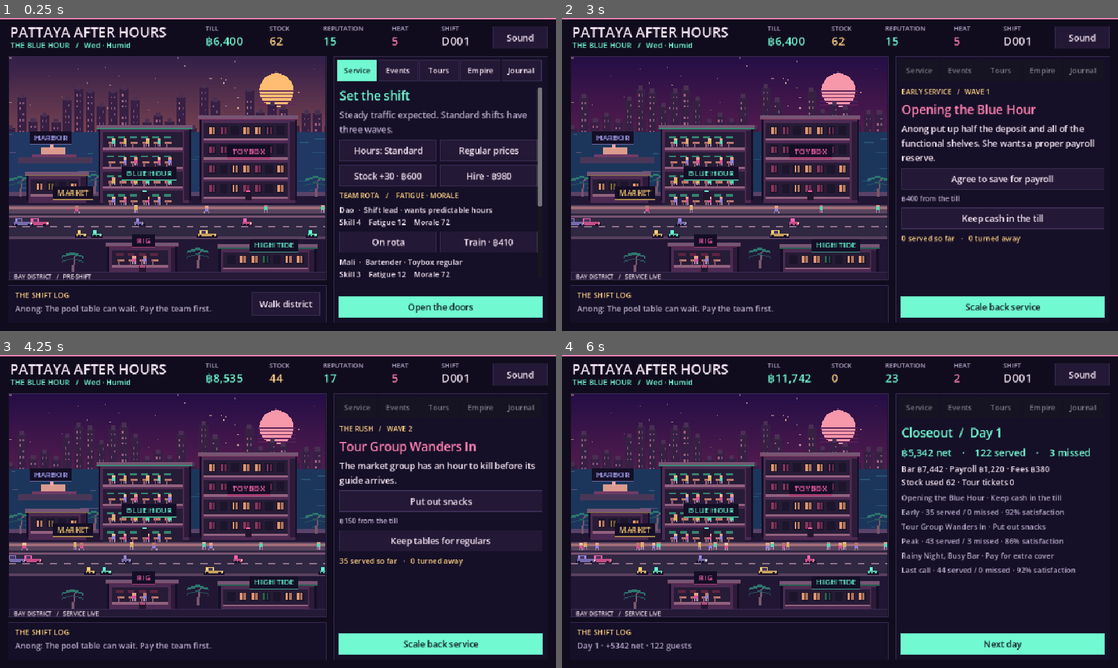
Above: before the commit, frames 1-4 (two rows, left to right).
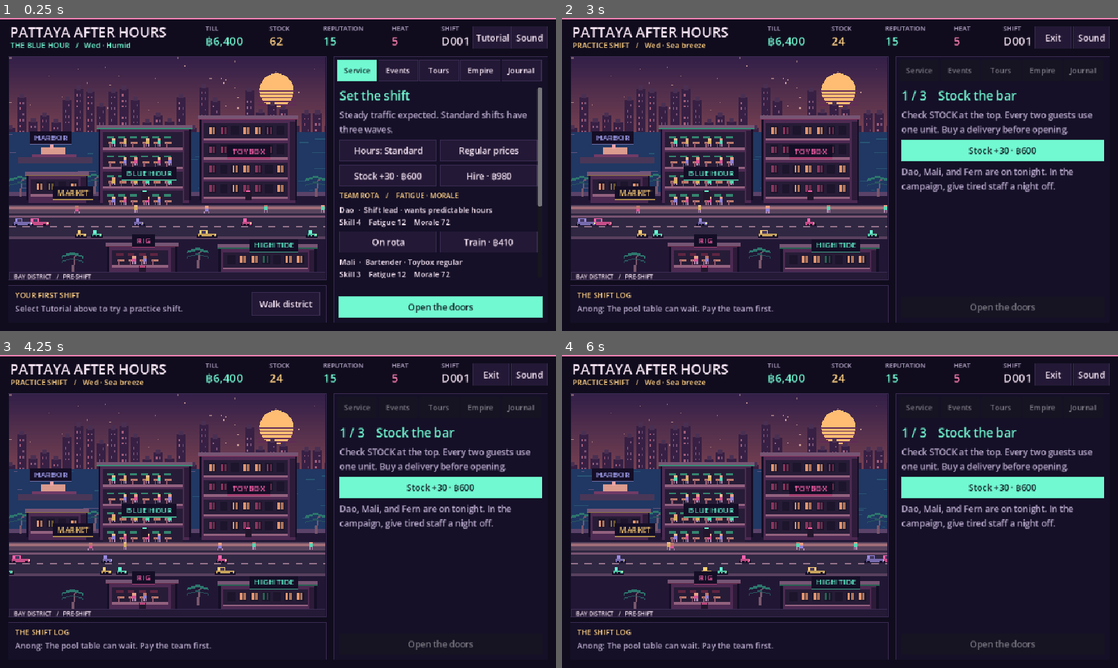
Above: after the commit, the same moments.

Repository: Pattaya-After-Hours-Game/pattaya-after-hours
Game: Godot game, scene res://main.tscn
Two runs of this game, one before a commit and one after it. Both use one fixed random seed, a clock stepped at 60 frames per second and the inputs below. Sound files missing from this copy of the repository are replaced by a short silence.
Inputs (mouse positions are in pixels of both pictures, inside the frame that each line leads up to):
- Up to frame 1 (0.25 s): no input
- Up to frame 2 (3 s): click "Open the doors" at 0.5 s; click "Sound" at 1.25 s; click "Muted" at 2 s; click (1056, 36) at 2.75 s, where only the run after the commit has a clickable "Tutorial"
- Up to frame 3 (4.25 s): click (439, 555) at 3.5 s, where only the run before the commit has a clickable "Keep cash in the till"
- Up to frame 4 (6 s): click (1001, 502) at 4.25 s, where only the run before the commit has a clickable "Put out snacks"; tap Enter at 5 s; drag from (728, 502) to (895, 442) at 5.02 s; click (1001, 502) at 5.75 s, where only the run before the commit has a clickable "Pay for extra cover"

The runs differ from the first frame. In frame 1, 1.0% of the frame differs, in the area x 2-98%, y 2-95%; in frame 2, 15%; in frame 3, 14%; in frame 4, 16%, in the area x 1-98%, y 2-96%.

Commit message:
Teach the first shift in a replayable tutorial

Diff:
--- a/scripts/main.gd
+++ b/scripts/main.gd
@@ -13,8 +13,11 @@
 const EDGE = Color("#3b2c54")
 const DARK = Color("#151027")
 const TAB_NAMES = ["Service","Events","Tours","Empire","Journal"]
+const PRACTICE_STOCK = 24
 
 var model = Campaign.new()
+var campaign_before_tutorial: Campaign
+var show_tutorial_hint := false
 var tab := 0
 var guide := 2
 var message := ""
@@ -39,7 +42,7 @@
 	interface_font.fallbacks = [preload("res://assets/DejaVuSans.ttf")]
 	theme = Theme.new()
 	theme.default_font = interface_font
-	model.load_game()
+	show_tutorial_hint = not model.load_game()
 	var config := ConfigFile.new()
 	if config.load("user://settings.cfg") == OK: muted = config.get_value("audio","muted",false)
 	music = AudioStreamPlayer.new()
@@ -126,6 +129,8 @@
 	render(true)
 
 func save_state() -> void:
+	if campaign_before_tutorial != null: return
+	show_tutorial_hint = false
 	var error: int = model.save_game()
 	if error != OK: message = "Save failed (%d)." % error
 
@@ -144,17 +149,19 @@
 	root_ui = Control.new()
 	root_ui.size = Vector2(960,540)
 	add_child(root_ui)
+	var practicing := campaign_before_tutorial != null
 	pane(root_ui,Rect2(0,0,960,540),Color("#100c1d"),Color("#100c1d"))
 	pane(root_ui,Rect2(0,0,960,3),PINK,PINK)
 	abs_text(root_ui,Rect2(17,7,360,26),"PATTAYA AFTER HOURS",24,WHITE)
 	var status: String = "%s · %s" % [model.weekday(),Content.WEATHER[int(model.s.weather)]]
-	abs_text(root_ui,Rect2(18,36,244,20),"THE BLUE HOUR   /   "+status,13,TEAL)
+	abs_text(root_ui,Rect2(18,36,320,20),("PRACTICE SHIFT" if practicing else "THE BLUE HOUR")+"   /   "+status,13,GOLD if practicing else TEAL)
 	metric(355,"TILL",cash(model.s.cash) if model.s.cash < 100000 else "฿%.1fk" % (model.s.cash / 1000.0),TEAL)
 	metric(465,"STOCK",str(int(model.s.stock)),GOLD)
 	metric(558,"REPUTATION",str(int(model.s.rep)),TEAL)
 	metric(676,"HEAT",str(int(model.s.heat)),PINK)
 	metric(762,"SHIFT","D%03d" % int(model.s.day),WHITE)
-	at_button(root_ui,Rect2(851,14,94,40),"Muted" if muted else "Sound",set_sound)
+	at_button(root_ui,Rect2(816,14,63,40),"Exit" if practicing else "Tutorial",finish_tutorial if practicing else start_tutorial)
+	at_button(root_ui,Rect2(883,14,62,40),"Muted" if muted else "Sound",set_sound)
 	pane(root_ui,Rect2(14,66,550,386),DARK)
 	city = City.new()
 	city.position = Vector2(16,68)
@@ -167,20 +174,22 @@
 	city.venue = int(model.s.venue)
 	city.rig = int(model.s.rig)
 	city.site.connect(func(index: int):
-		if model.s.phase == "plan": change_tab(index))
+		if not practicing and model.s.phase == "plan": change_tab(index))
 	root_ui.add_child(city)
 	pane(root_ui,Rect2(16,438,546,14),Color("#251a36"),EDGE)
 	abs_text(root_ui,Rect2(24,435,527,19),"BAY DISTRICT   /   %s" % ("SERVICE LIVE" if city.night else "PRE-SHIFT"),10,WHITE)
 	pane(root_ui,Rect2(14,461,550,65),DARK)
-	abs_text(root_ui,Rect2(26,467,265,20),"THE SHIFT LOG",13,GOLD)
-	abs_text(root_ui,Rect2(26,490,410,24),str(model.s.log.front()).left(61),14,MUTED)
-	if model.s.phase == "plan":
+	var first_shift := show_tutorial_hint and not practicing
+	abs_text(root_ui,Rect2(26,467,265,20),"YOUR FIRST SHIFT" if first_shift else "THE SHIFT LOG",13,GOLD)
+	var log_text := "Select Tutorial above to try a practice shift." if first_shift else str(model.s.log.front()).left(61)
+	abs_text(root_ui,Rect2(26,490,410,24),log_text,14,MUTED)
+	if not practicing and model.s.phase == "plan":
 		at_button(root_ui,Rect2(435,473,117,41),"Walk district",walk_district)
 	pane(root_ui,Rect2(576,66,370,460),DARK)
 	for index in TAB_NAMES.size():
-		var b := at_button(root_ui,Rect2(582 + 71*index,72,69,37),TAB_NAMES[index],change_tab.bind(index),tab == index and model.s.phase == "plan")
+		var b := at_button(root_ui,Rect2(582 + 71*index,72,69,37),TAB_NAMES[index],change_tab.bind(index),tab == index and model.s.phase == "plan" and not practicing)
 		b.add_theme_font_size_override("font_size",13)
-		b.disabled = model.s.phase != "plan"
+		b.disabled = model.s.phase != "plan" or practicing
 	scroll = ScrollContainer.new()
 	scroll.position = Vector2(586,119)
 	scroll.size = Vector2(350,330)
@@ -196,24 +205,43 @@
 	var action: Callable
 	match model.s.phase:
 		"plan":
-			match tab:
-				0: service_panel()
-				1: events_panel()
-				2: tours_panel()
-				3: empire_panel()
-				4: journal_panel()
+			if practicing:
+				title("1 / 3    Stock the bar")
+				if model.s.stock == PRACTICE_STOCK:
+					body("Check STOCK at the top. Every two guests use one unit. Buy a delivery before opening.")
+					row_button(stock_label(),do_action.bind("buy"),true)
+				else:
+					body("Delivery in. Open the doors to serve two waves of guests.",TEAL)
+				body("Dao, Mali, and Fern are on tonight. In the campaign, give tired staff a night off.")
+			else:
+				match tab:
+					0: service_panel()
+					1: events_panel()
+					2: tours_panel()
+					3: empire_panel()
+					4: journal_panel()
 			action_label = "Open the doors"
 			action = begin
 		"incident":
+			if practicing:
+				title("2 / 3    Run the shift")
+				body("Choose a response to serve the next wave. Spending can help service or relationships.")
 			incident_panel()
 			action_label = "Scale back service"
 			action = func():
 				model.fallback()
 				commit()
 		"report":
+			if practicing:
+				title("3 / 3    Check the books")
+				body("Compare sales with payroll and fees. Check guests turned away and stock used before planning tomorrow.")
 			report_panel()
-			action_label = "Finish the story" if not model.s.end.is_empty() else "Next day"
-			action = advance
+			if practicing:
+				action_label = "Finish tutorial"
+				action = finish_tutorial
+			else:
+				action_label = "Finish the story" if not model.s.end.is_empty() else "Next day"
+				action = advance
 		"end":
 			ending_panel()
 			action_label = "Start a new run" if not confirmation else "Confirm new run"
@@ -226,7 +254,8 @@
 	if not message.is_empty():
 		var note := abs_text(root_ui,Rect2(588,454,344,27),message,12,PINK)
 		note.clip_text = true
-	at_button(root_ui,Rect2(585,480,352,37),action_label,action,true)
+	var primary := at_button(root_ui,Rect2(585,480,352,37),action_label,action,true)
+	primary.disabled = practicing and model.s.phase == "plan" and model.s.stock == PRACTICE_STOCK
 	if previous > 0:
 		scroll.set_deferred("scroll_vertical",previous)
 
@@ -293,13 +322,34 @@
 	message = ""
 	commit()
 
+func start_tutorial() -> void:
+	if campaign_before_tutorial != null: return
+	campaign_before_tutorial = model
+	show_tutorial_hint = false
+	confirmation = false
+	message = ""
+	model = Campaign.new(72)
+	model.s.stock = PRACTICE_STOCK
+	model.s.hours = 0
+	render()
+
+func finish_tutorial() -> void:
+	if campaign_before_tutorial == null: return
+	model = campaign_before_tutorial
+	campaign_before_tutorial = null
+	message = ""
+	render()
+
+func stock_label() -> String:
+	var amount := mini(30,105+int(model.s.level)*20-int(model.s.stock))
+	return "Stock +%d · %s" % [amount,cash(amount*model.stock_price())]
+
 func service_panel() -> void:
 	title("Set the shift")
 	body("%s traffic expected. Standard shifts have three waves." % ("Heavy" if model.s.forecast >= 9 else "Light" if model.s.forecast < 0 else "Steady"))
 	row_pair("Hours: "+Campaign.HOURS[int(model.s.hours)],cycle.bind("hours",Campaign.HOURS),
 		Campaign.PROMOS[int(model.s.promo)],cycle.bind("promo",Campaign.PROMOS))
-	var amount := mini(30,105+int(model.s.level)*20-int(model.s.stock))
-	row_pair("Stock +%d · %s" % [amount,cash(amount*model.stock_price())],do_action.bind("buy"),"Hire · ฿980",do_action.bind("hire"))
+	row_pair(stock_label(),do_action.bind("buy"),"Hire · ฿980",do_action.bind("hire"))
 	body("TEAM ROTA    /    FATIGUE · MORALE",GOLD,12)
 	for i in model.s.staff.size():
 		var staff: Dictionary = model.s.staff[i]
@@ -405,6 +455,8 @@
 	body("Bar %s · Payroll %s · Fees %s\nStock used %d · Tour tickets %d" % [
 		cash(n.gross),cash(n.wages),cash(n.fees),n.sold,n.tours],WHITE,14)
 	if int(model.s.day)%7 == 0: week_lines(model.s.last_week)
+	if campaign_before_tutorial != null:
+		body("Book guides in Tours or find Toybox sparring under Events. Check Journal for Tuesday's rent and permits.",GOLD,13)
 	for line in model.s.report: body(str(line),MUTED,13)
 
 func ending_panel() -> void:
@@ -485,4 +537,10 @@
 	if what == NOTIFICATION_WM_GO_BACK_REQUEST:
 		if is_instance_valid(district): close_district()
 		elif is_instance_valid(fight): leave_fight(fight.result if fight.over else false)
+		elif campaign_before_tutorial != null: finish_tutorial()
 		elif tab != 0 and model.s.phase == "plan": change_tab(0)
+
+func _unhandled_key_input(event: InputEvent) -> void:
+	if campaign_before_tutorial != null and event.is_action_pressed("ui_cancel"):
+		get_viewport().set_input_as_handled()
+		finish_tutorial()
--- a/tests/check.gd
+++ b/tests/check.gd
@@ -81,13 +81,17 @@
 	check(saw_week and saw_rush and saw_flood and model.s.wins > 0,"Weekly ledger and anchor incidents")
 	await test_ui()
 	if failures == 0:
-		print("PASS · all 51 cards and responses, autosave recovery, full year, UI and arcade")
+		print("PASS · all 51 cards and responses, autosave recovery, full year, UI, arcade and tutorial")
 	quit(1 if failures else 0)
 
 func test_ui() -> void:
 	var app = load("res://main.tscn").instantiate()
 	root.add_child(app)
 	await process_frame
+	check(app.show_tutorial_hint,"New players see the tutorial hint")
+	use_button(app,"Tutorial")
+	check(not FileAccess.file_exists(Campaign.SAVE),"Opening a tutorial creates no campaign save")
+	use_button(app,"Exit")
 	for i in 5:
 		app.change_tab(i)
 		check(app.column.get_child_count() > 0,"Rendered tab %d" % i)
@@ -120,5 +124,39 @@
 	check(app.model.s.phase == "incident","Opened the doors through UI")
 	app.choose(0)
 	check(app.model.s.night.wave == 1,"Resolved a card through UI")
+
+	var live_campaign = app.model
+	var save_before := FileAccess.get_file_as_string(Campaign.SAVE)
+	use_button(app,"Tutorial")
+	check(app.model != live_campaign and app.model.s.phase == "plan","Tutorial opens its own practice shift")
+	check(find_button(app,"Open the doors").disabled,"Practice shift waits for stock")
+	use_button(app,app.stock_label())
+	check(not find_button(app,"Open the doors").disabled,"Delivery unlocks opening")
+	use_button(app,"Open the doors")
+	for wave in 2:
+		check(app.model.s.phase == "incident" and app.model.s.night.wave == wave,"Practice wave %d" % (wave + 1))
+		use_button(app,app.model.current_card()[2])
+	check(app.model.s.phase == "report" and app.model.s.night.guests > 0,"Tutorial reaches a real closeout")
+	use_button(app,"Finish tutorial")
+	check(app.model == live_campaign and app.model.s.night.wave == 1,"Tutorial restores the live shift")
+	check(FileAccess.get_file_as_string(Campaign.SAVE) == save_before,"Practice made no changes to the live save")
+	use_button(app,"Tutorial")
+	var escape := InputEventAction.new()
+	escape.action = "ui_cancel"
+	escape.pressed = true
+	app._unhandled_key_input(escape)
+	check(app.model == live_campaign,"Esc exits a replay")
 	app.queue_free()
 	await process_frame
+
+
+func find_button(app: Control, label: String) -> Button:
+	for b: Button in app.root_ui.find_children("*","Button",true,false):
+		if b.text == label: return b
+	check(false,"Missing button " + label)
+	return null
+
+func use_button(app: Control, label: String) -> void:
+	var b := find_button(app,label)
+	if b != null and not b.disabled:
+		b.pressed.emit()
Not shown, changed: export_presets.cfg
